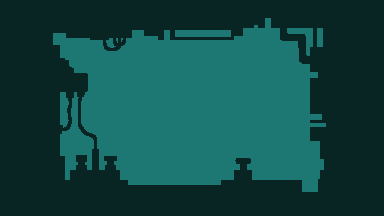
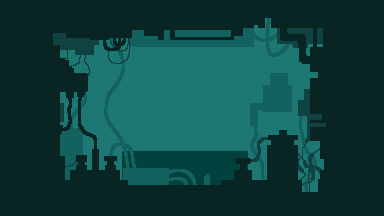
Layers edited between the first and the second (384, 216) image:
painted on "New" over [267, 130, 298, 180]
painted on "New #1" over [53, 25, 326, 192]
painted on "New #3" over [55, 18, 317, 192]
painted on "New #2" over [122, 151, 248, 185]
